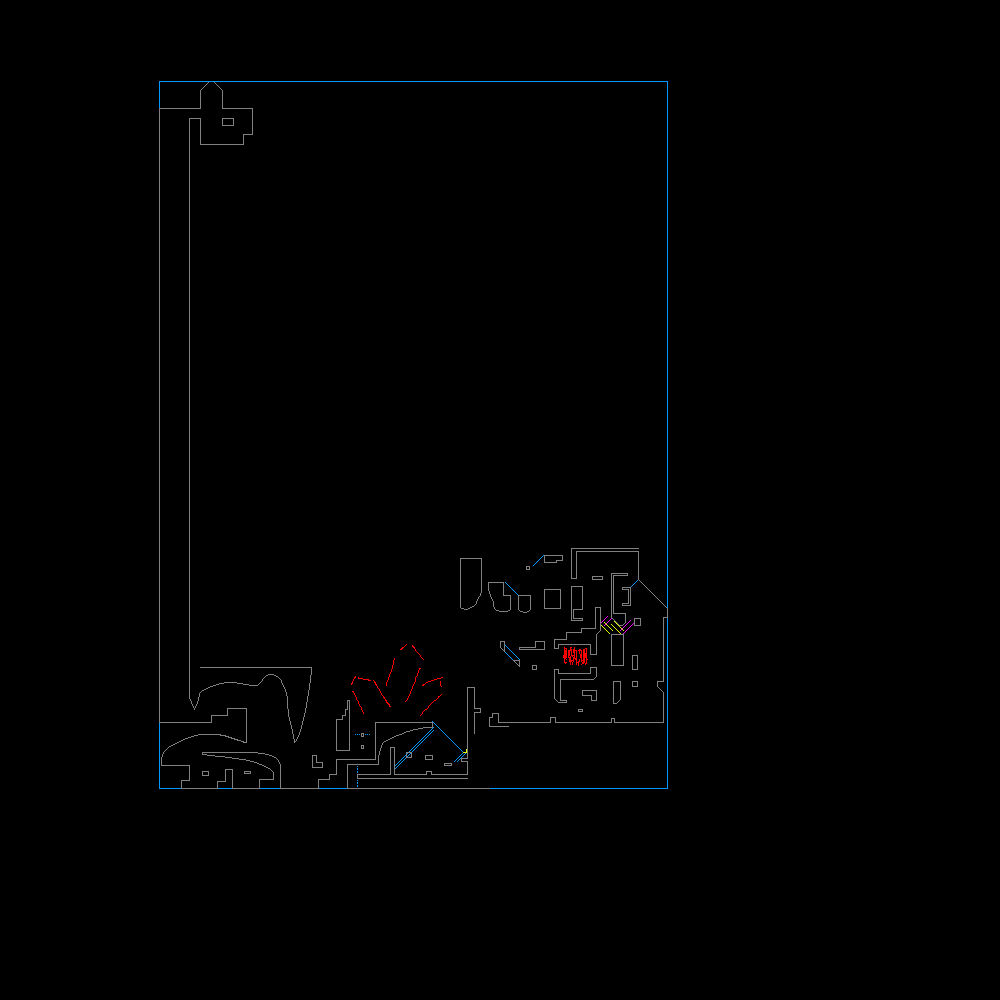
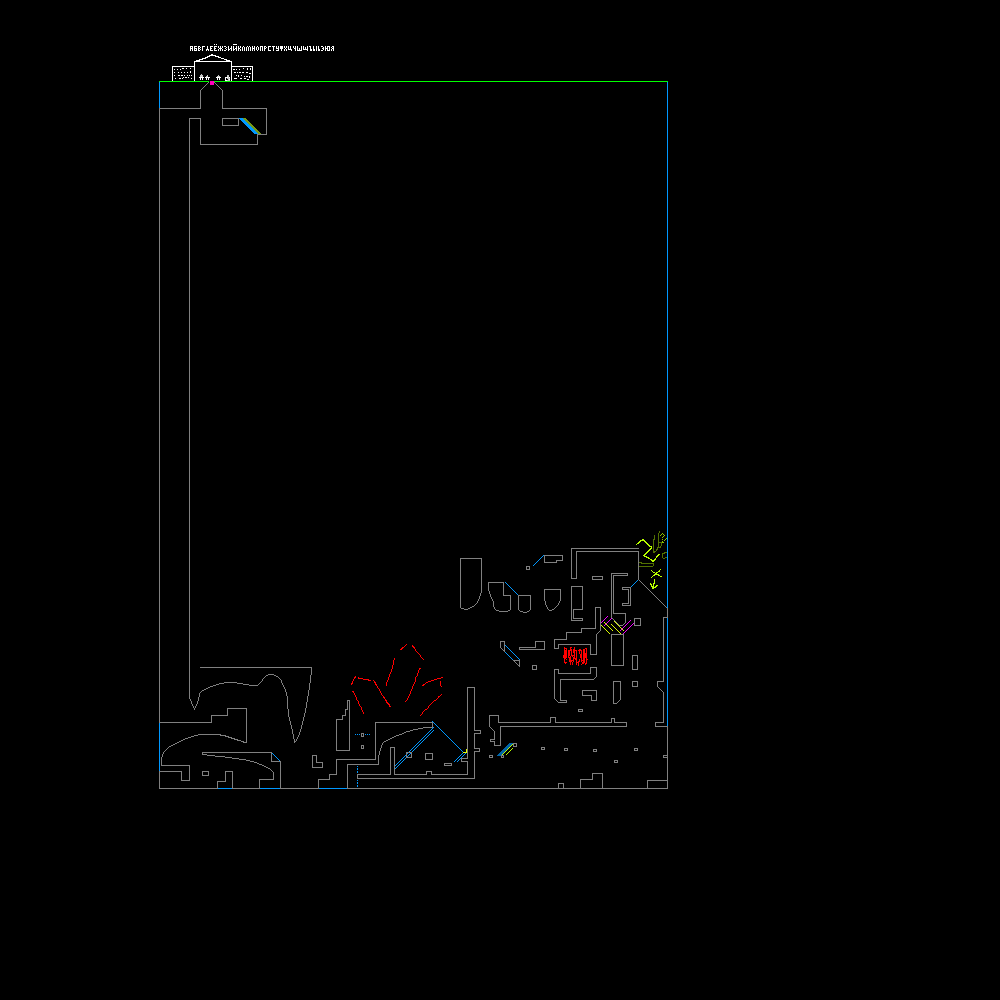
Layer changes from the first 1000×1000 image to the second:
painted on "collisions" over [159, 64, 668, 789]
added layer "triggers" above "gameplay_guidelines" over [159, 64, 668, 128]
painted on "gameplay_guidelines" over [159, 44, 668, 789]
painted on "design_guidelines" over [159, 44, 640, 768]
